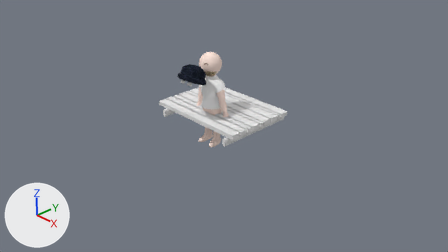
Two versions of the Blender file 01-Models/Sailor_Scene7.blend, one commit apart.
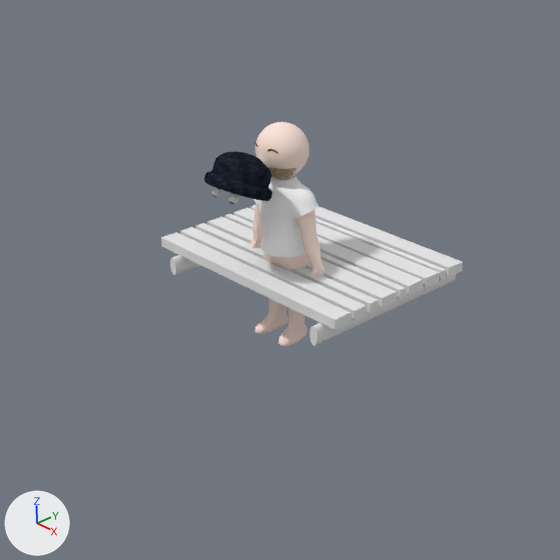
Each version is shown from the file's camera 'Camera', then close up on the part from 20% to 73% of the width and 0% to 94% of the height. Arrows for +X, +Y and +Z are at lower left; the lights stay in place. The older version's two pictures come first.

In view in the first close-up: 'Beanie', 'Cube.000', 'raft' and 3 more.
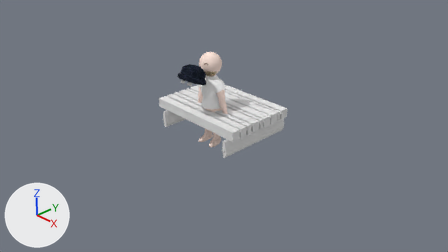
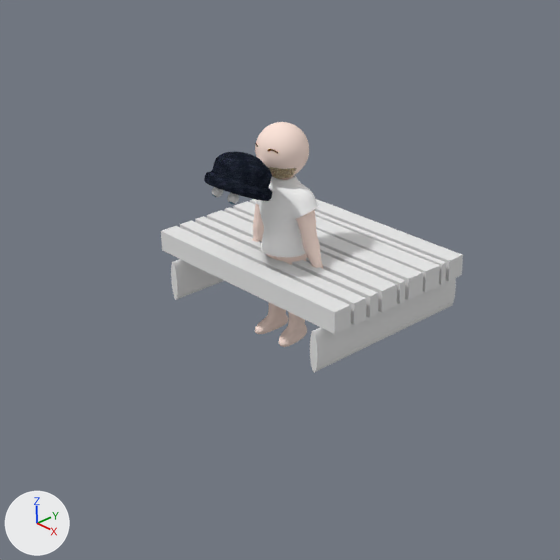
Boxes [x1, y1, x2, y2] around the edits, measured in the close-ups (560 x 560 px):
'raft', moved, rescaled (23% taller)
    before: [161, 205, 463, 346]
    after: [161, 199, 463, 372]

The edits, one by one:
Object 'raft' (ob_raft) moves from (-0.02, -0.38, 0.73) to (-0.02, -0.38, 0.74).
Object 'raft' (ob_raft) is rescaled from (1.0, 1.0, 1.0) to (1.0, 1.0, 2.19).
